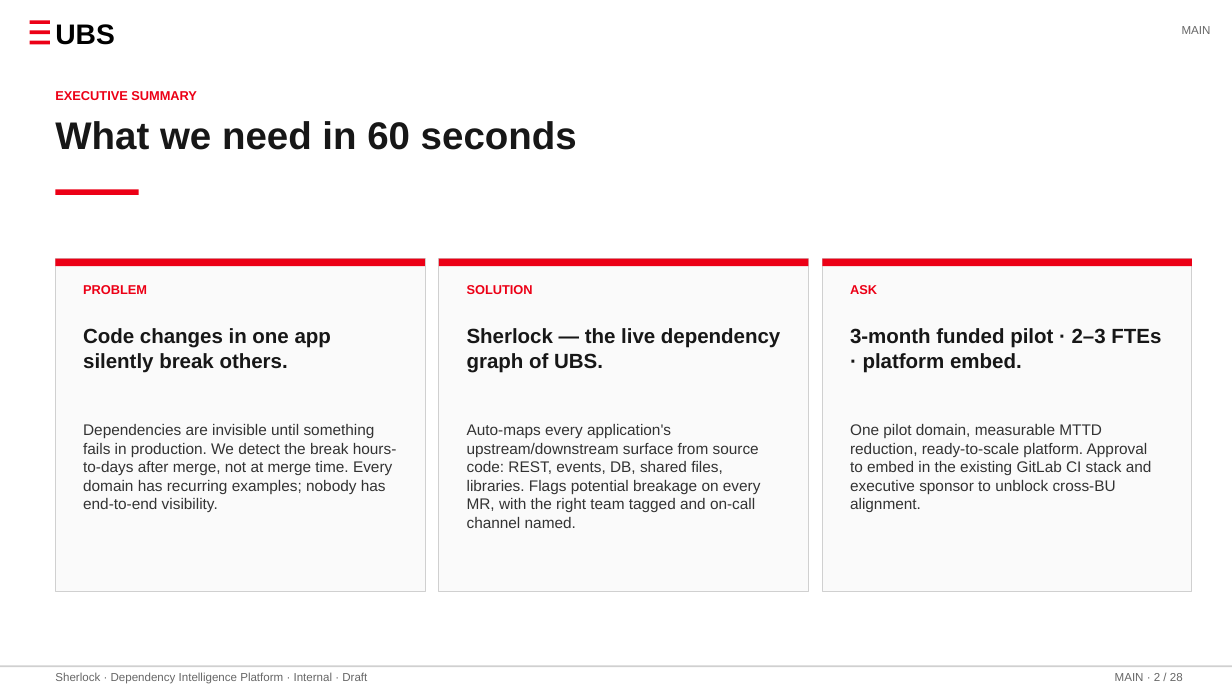
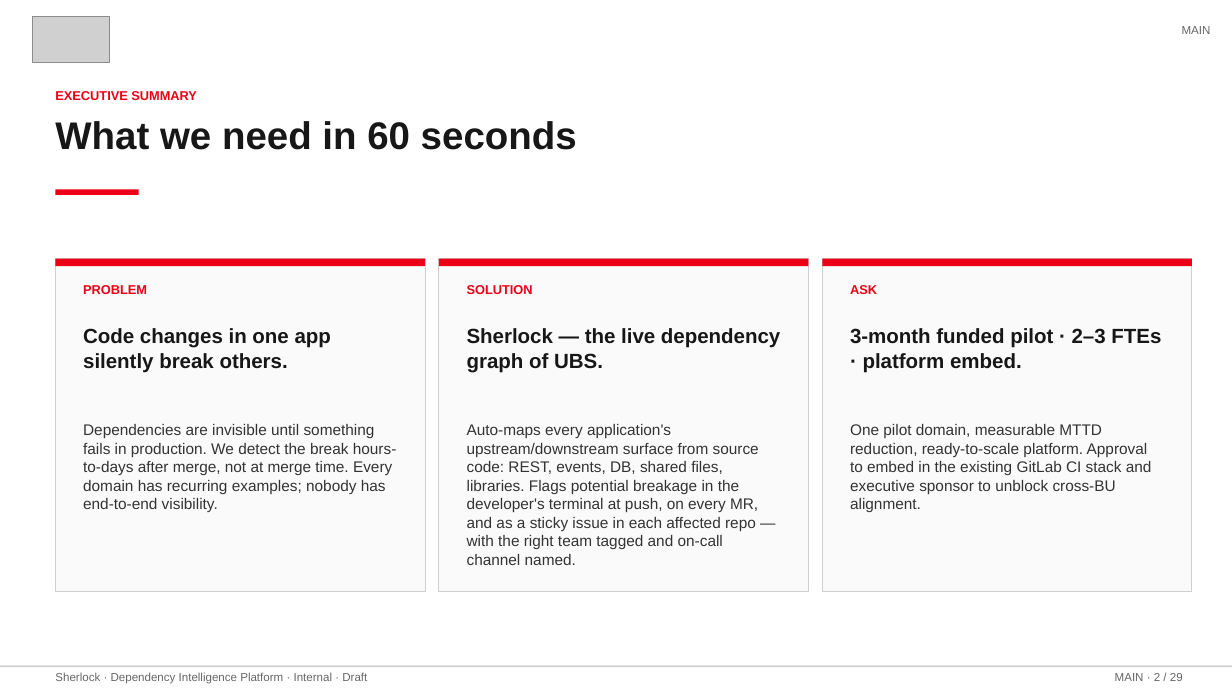
Before and after one commit to stoufeeq/Sherlock, a slide deck: slide 2 of Sherlock_CTO_Pitch.pptx. Drawn at 1232x693 pixels with LibreOffice and Linux fonts; fonts in the diff are those of the drawing; grey boxes stand for pictures. Boxes give left, top, right and bottom in pixels: in the first picture for what was removed or moved away, otherwise in the second. Text is boxed around its words. In the diff, an @@ line names an element or a change of style, - is before the commit and + after.

```diff
--- a/Sherlock_CTO_Pitch.pptx
+++ b/Sherlock_CTO_Pitch.pptx
@@ rectangle removed at (30, 20, 50, 24) @@
@@ picture added at (32, 17, 109, 63) @@
@@ text removed at (55, 24, 114, 45) @@
-UBS
@@ rectangle removed at (30, 30, 50, 34) @@
@@ rectangle removed at (30, 41, 50, 44) @@
@@ text at (467, 424, 759, 565): text changed @@
-Auto-maps every application's upstream/downstream surface from source code: REST, events, DB, shared files, libraries. Flags potential breakage on every MR, with the right team tagged and on-call channel named.
+Auto-maps every application's upstream/downstream surface from source code: REST, events, DB, shared files, libraries. Flags potential breakage in the developer's terminal at push, on every MR, and as a sticky issue in each affected repo — with the right team tagged and on-call channel named.
```
Also in this commit, not shown: 25 other slides changed, 1 slide added, 21 other files.
